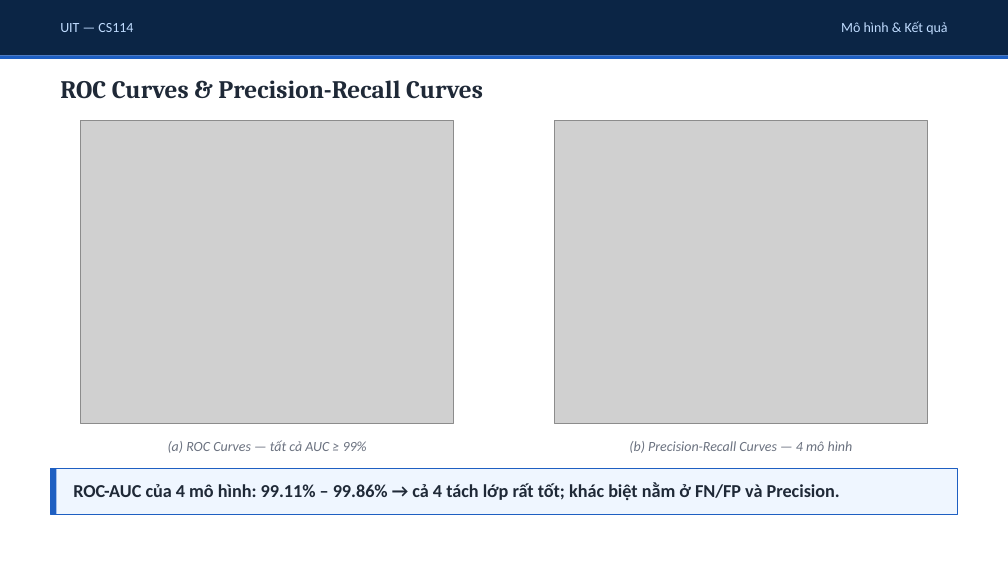
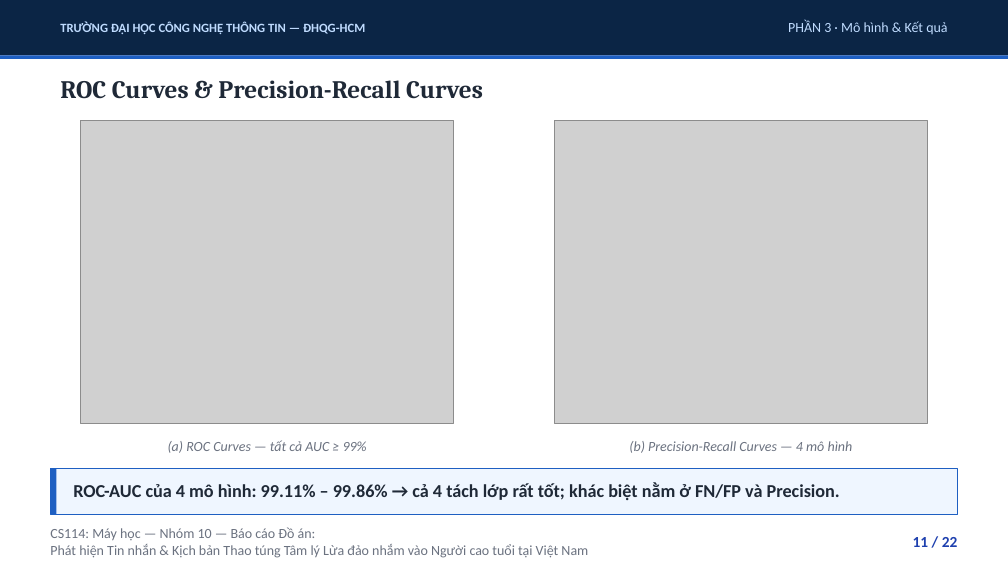
Before and after one commit to uit-25730067-chithanh/CS114-Team10-Elderly-Scam-Detection, a slide deck: slide 11 of draft/scam-detection/reports/slides/phase09_presentation.pptx (slide 10 before the commit). Drawn at 1008x567 pixels with LibreOffice and Linux fonts; fonts in the diff are those of the drawing; grey boxes stand for pictures. Boxes give left, top, right and bottom in pixels: in the first picture for what was removed or moved away, otherwise in the second. Text is boxed around its words. In the diff, an @@ line names an element or a change of style, - is before the commit and + after.

```diff
--- a/draft/scam-detection/reports/slides/phase09_presentation.pptx
+++ b/draft/scam-detection/reports/slides/phase09_presentation.pptx
@@ text at [60, 21, 365, 34]: text changed; size 10 to 9 pt; bold on @@
-UIT — CS114
+TRƯỜNG ĐẠI HỌC CÔNG NGHỆ THÔNG TIN — ĐHQG-HCM
@@ text at [788, 20, 947, 34]: text changed @@
-Mô hình & Kết quả
+PHẦN 3 · Mô hình & Kết quả
@@ text added at [50, 527, 588, 558], 10 pt, text #6B7280 @@
+CS114: Máy học — Nhóm 10 — Báo cáo Đồ án:
+Phát hiện Tin nhắn & Kịch bản Thao túng Tâm lý Lừa đảo nhắm vào Người cao tuổi tại Việt Nam
@@ text added at [913, 537, 958, 547], 11 pt, text #1E40AF, bold @@
+11 / 22
```
Also in this commit, not shown: 17 other slides changed, 4 slides added, 2 slides removed, 2 other files.
